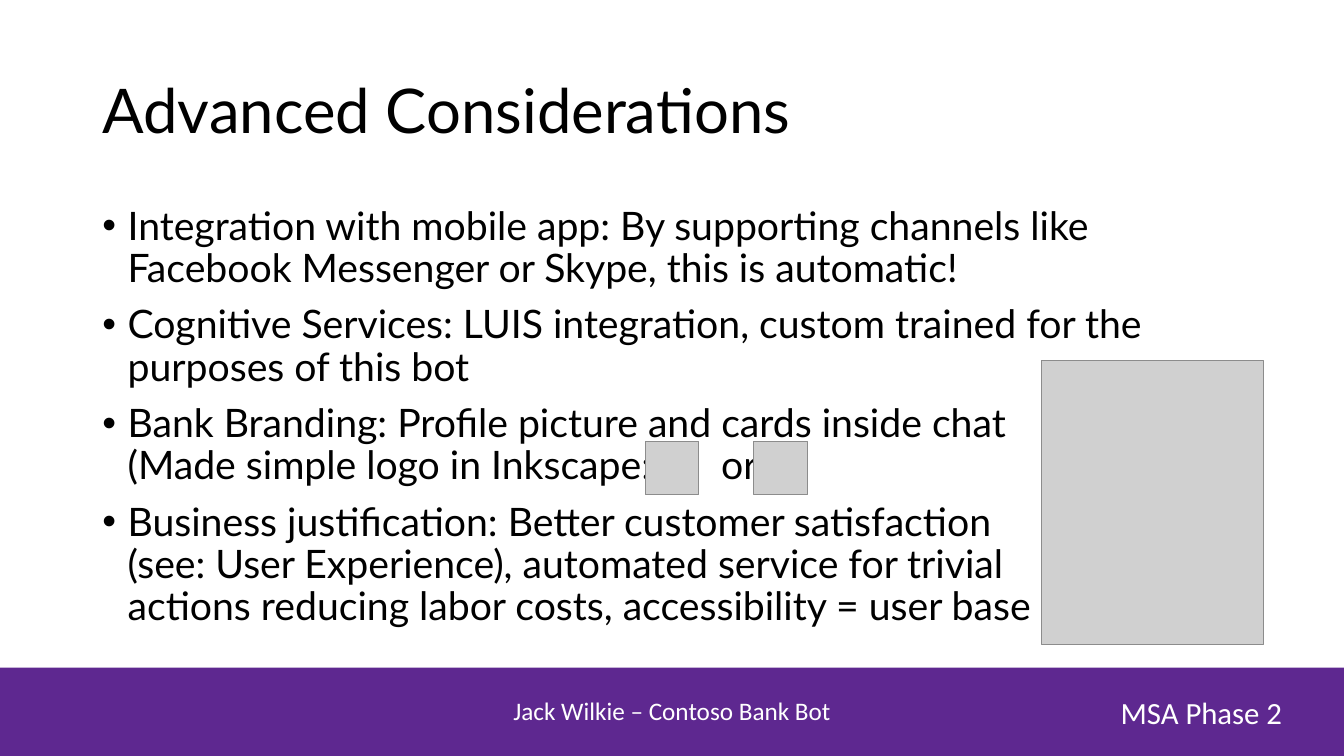
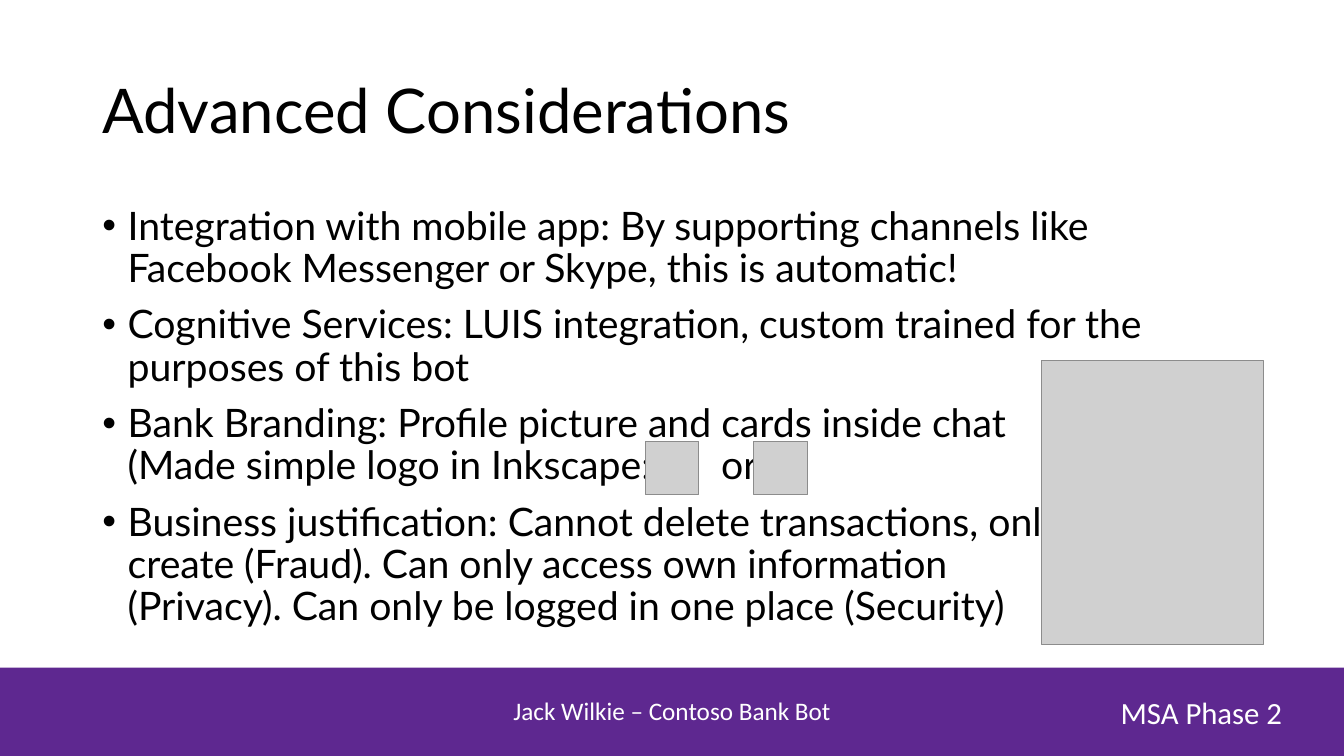
Before and after one commit to jack1197/contoso, a slide deck: slide 9 of MSA Presentation.pptx. Drawn at 1344x756 pixels with LibreOffice and Linux fonts; fonts in the diff are those of the drawing; grey boxes stand for pictures; background and template pictures are left out. Boxes give left, top, right and bottom in pixels: in the first picture for what was removed or moved away, otherwise in the second. Text is boxed around its words. In the diff, an @@ line names an element or a change of style, - is before the commit and + after.

```diff
--- a/MSA Presentation.pptx
+++ b/MSA Presentation.pptx
@@ text at (128, 502, 1062, 627): text changed @@
-• Business justification: Better customer satisfaction
-  (see: User Experience), automated service for trivial
-  actions reducing labor costs, accessibility = user base
+• Business justification: Cannot delete transactions, only
+  create (Fraud). Can only access own information
+  (Privacy). Can only be logged in one place (Security)
```
Also in this commit, not shown: 4 other slides changed, 1 slide added.
